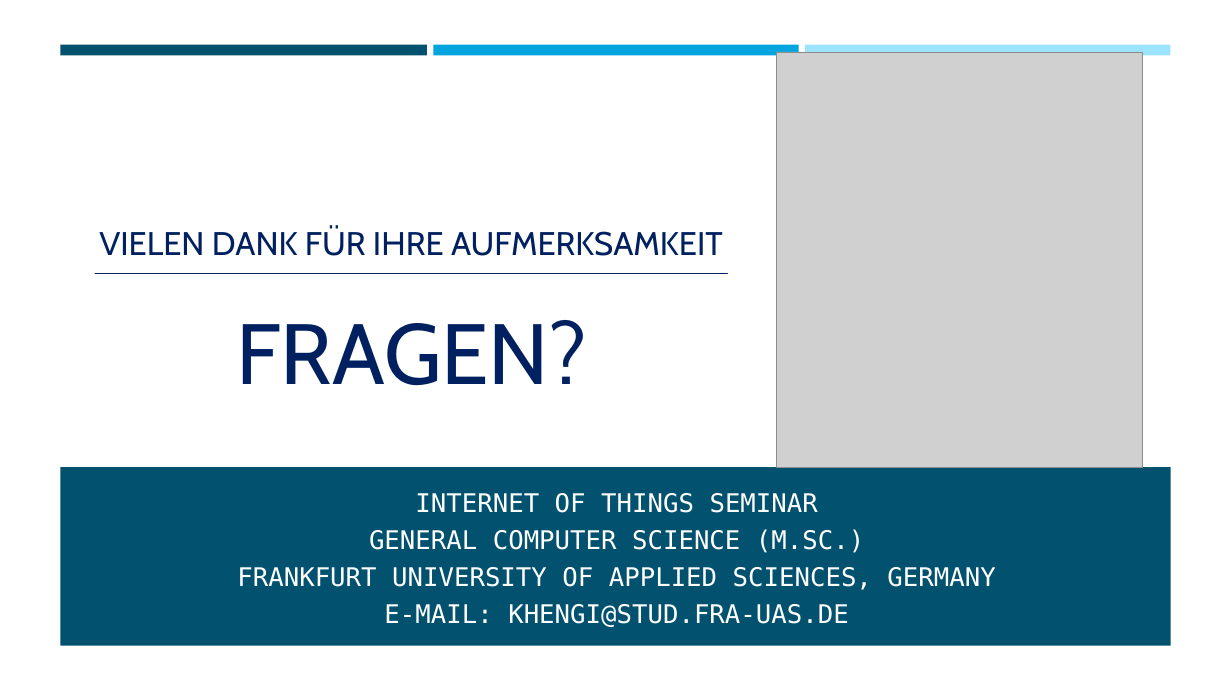
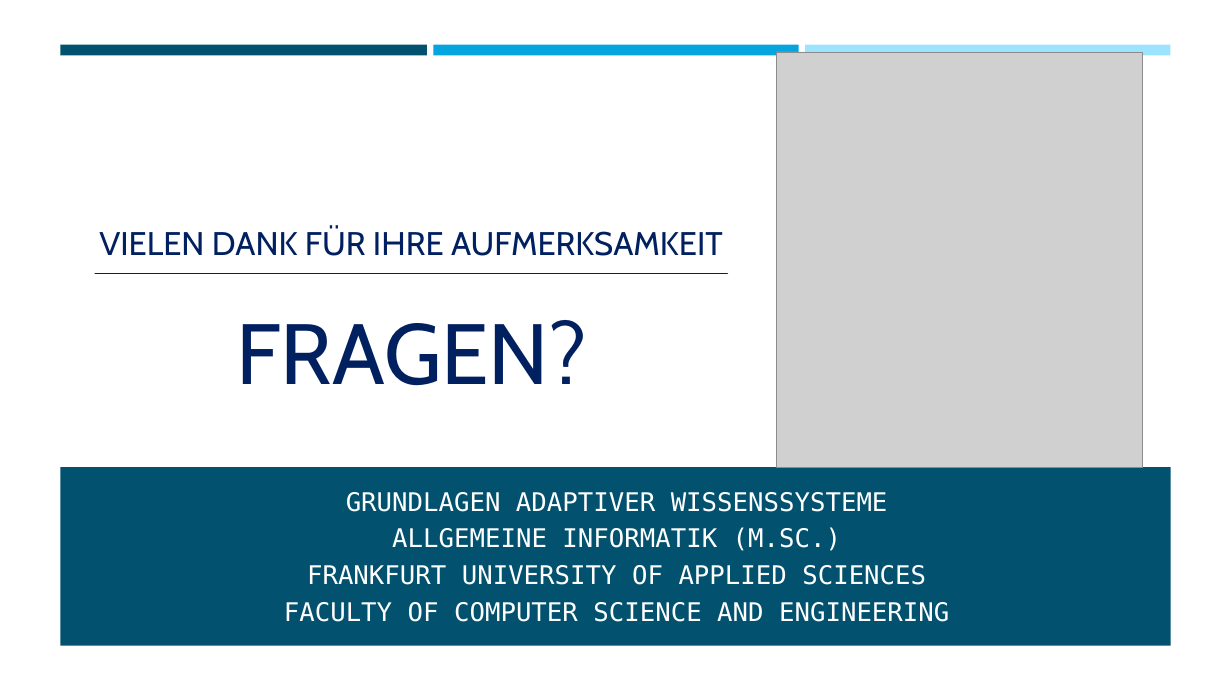
Before and after one commit to mzakarian/Reinforcement-Learning-SARSA-Q-Learning, a slide deck: slide 14 of misc/WISSEN.pptx (slide 15 before the commit). Drawn at 1232x693 pixels with LibreOffice and Linux fonts; fonts in the diff are those of the drawing; grey boxes stand for pictures. Boxes give left, top, right and bottom in pixels: in the first picture for what was removed or moved away, otherwise in the second. Text is boxed around its words. In the diff, an @@ line names an element or a change of style, - is before the commit and + after.

```diff
--- a/misc/WISSEN.pptx
+++ b/misc/WISSEN.pptx
@@ text at (284, 492, 949, 622): text changed @@
-INTERNET OF THINGS SEMINAR
-GENERAL COMPUTER SCIENCE (M.SC.)
-FRANKFURT UNIVERSITY OF APPLIED SCIENCES, GERMANY
-E-MAIL: KHENGI@STUD.FRA-UAS.DE
+GRUNDLAGEN ADAPTIVER WISSENSSYSTEME
+ALLGEMEINE INFORMATIK (M.SC.)
+FRANKFURT UNIVERSITY OF APPLIED SCIENCES
+FACULTY OF COMPUTER SCIENCE AND ENGINEERING
```
Also in this commit, not shown: 6 other slides changed, 3 slides added, 4 slides removed, 1 other file.
